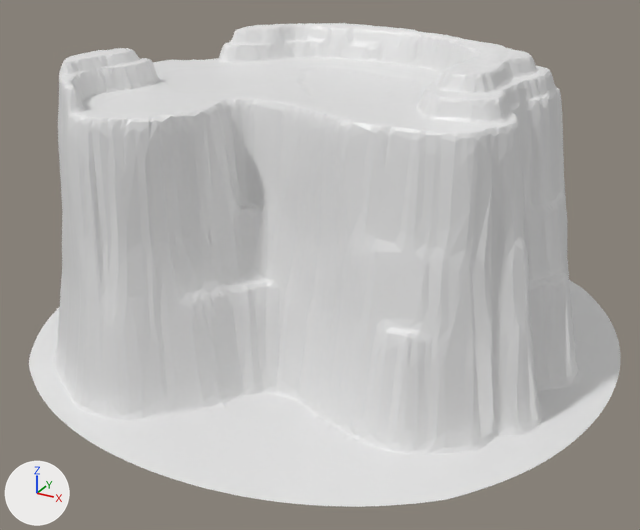
Before and after pictures for a commit that changed the FBX model Assets/Models/island2.0.fbx.
Rendered twice from a 50 mm lens placed at (30.8, -57.5, 33.7), pointed at (0.5, -2.3, 6.2). Every picture has the same lights, and +X, +Y and +Z are marked at lower left. Where no turn or scale is listed for an object, it has been applied to the vertices.
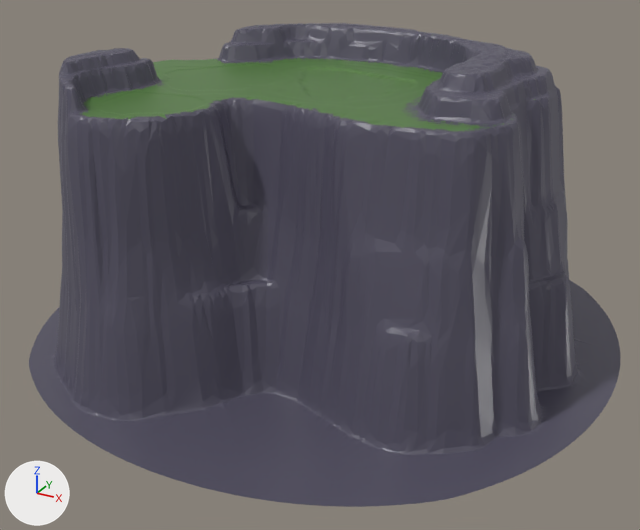
The change in detail:
Picture 'paletta.png' (img_paletta_png) is new.
In material 'Material' (mat_material), base_color is no longer (0.8, 0.8, 0.8), white #e7e7e7.
In material 'Material' (mat_material), texture is now set to img_paletta_png.
me_cube has 11870 vertices, 21980 faces and spans x -22.9..22.9, y -22.9..22.9, z 0.0..22.6.
me_cube is used by ob_cube; location (0.0, 0.0, 0.0).
me_cube part 1: texture (UV) coordinates of 21980 of 21980 faces, centred in x -22.9..22.9, y -22.8..22.9, z 0.0..22.6, changed; they spanned u 0.63..0.88, v 0.5..0.75 and now span u 0.9..0.92, v 0.1..0.71.

Pixel boxes [x1, y1, x2, y2] of what changed, in the pictures (640 x 530 px):
'Cube', surface changed (white to grey): [29, 23, 621, 507] in both
